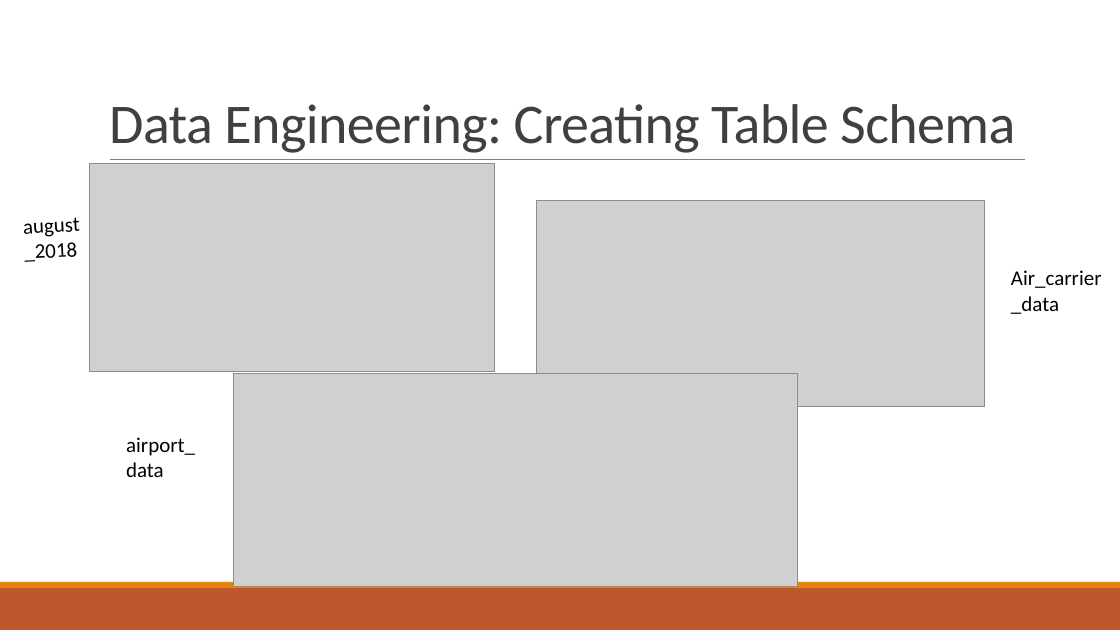
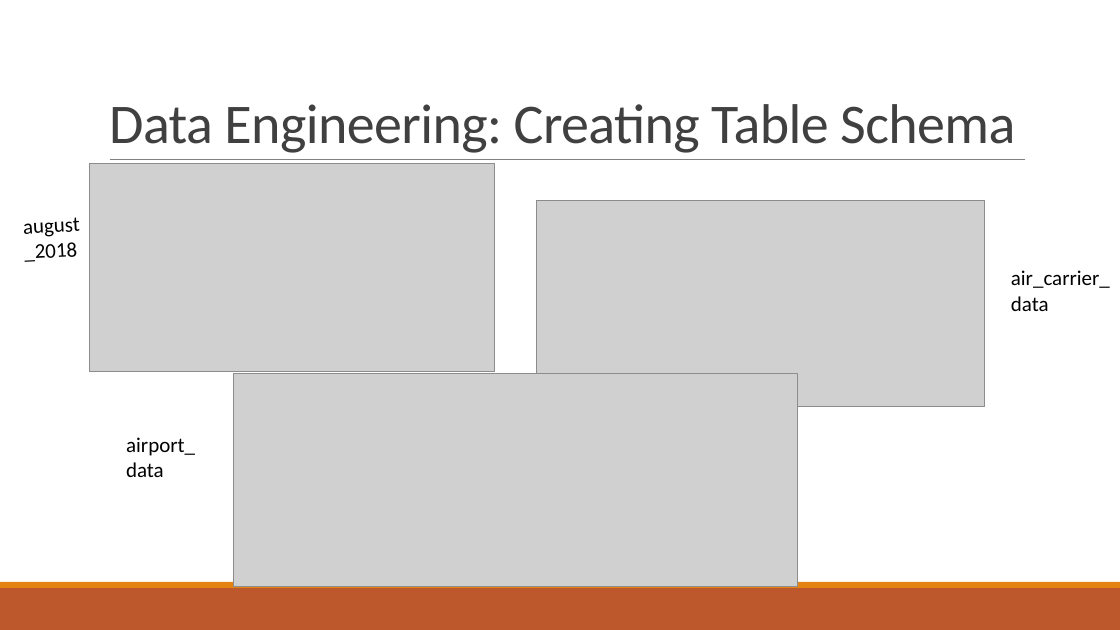
Before and after one commit to DKogge/airport, a slide deck: slide 9 of Airline_OnTime_performance_Stats.pptx. Drawn at 1120x630 pixels with LibreOffice and Linux fonts; fonts in the diff are those of the drawing; grey boxes stand for pictures. Boxes give left, top, right and bottom in pixels: in the first picture for what was removed or moved away, otherwise in the second. Text is boxed around its words. In the diff, an @@ line names an element or a change of style, - is before the commit and + after.

```diff
--- a/Airline_OnTime_performance_Stats.pptx
+++ b/Airline_OnTime_performance_Stats.pptx
@@ text at (1011, 270, 1110, 311): text changed @@
-Air_carrier_data
+air_carrier_data
```
Also in this commit, not shown: 3 slides added.
